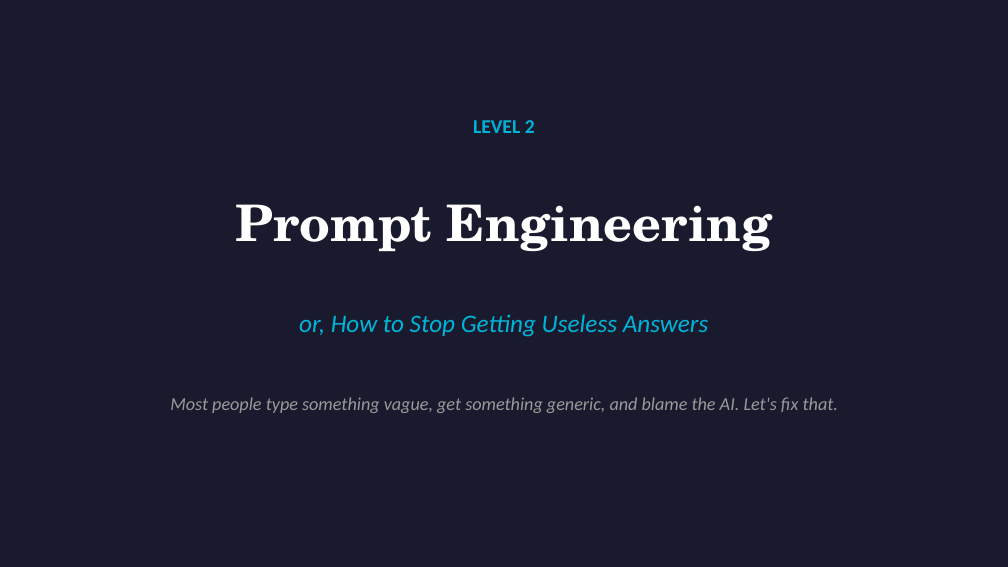
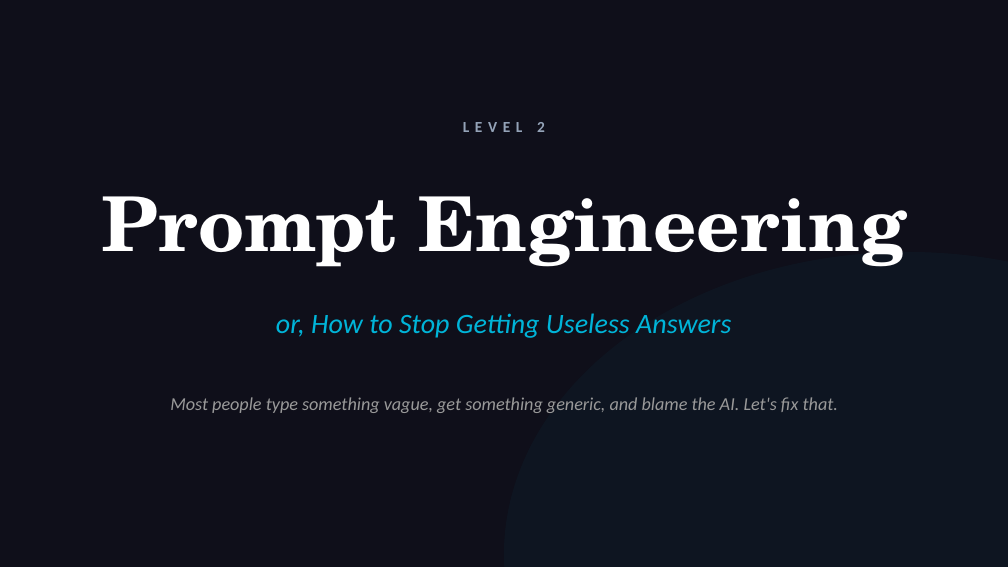
Before and after one commit to michaelengland/ai-best-practices, a slide deck: slide 14 of Getting-Agents-to-Give-Up-Their-Secrets.pptx. Drawn at 1008x567 pixels with LibreOffice and Linux fonts; fonts in the diff are those of the drawing. Boxes give left, top, right and bottom in pixels: in the first picture for what was removed or moved away, otherwise in the second. Text is boxed around its words. In the diff, an @@ line names an element or a change of style, - is before the commit and + after.

```diff
--- a/Getting-Agents-to-Give-Up-Their-Secrets.pptx
+++ b/Getting-Agents-to-Give-Up-Their-Secrets.pptx
@@ background #1A1A2E to #0F0F1A @@
@@ text "LEVEL 2" at bbox=[463, 122, 545, 132]: size 14 to 11 pt, text colour #00B4D8 to #94A3B8, letter spacing 0 to 4 pt @@
@@ text "Prompt Engineering" at bbox=[101, 196, 906, 267]: size 36 to 54 pt @@
@@ ellipse added at bbox=[504, 252, 1008, 567], fill #00B4D8 at 4% opacity @@
@@ text "or, How to Stop Getting ..." at bbox=[276, 313, 731, 338]: size 18 to 20 pt @@
```
Also in this commit, not shown: 46 other slides changed, 1 other file.
